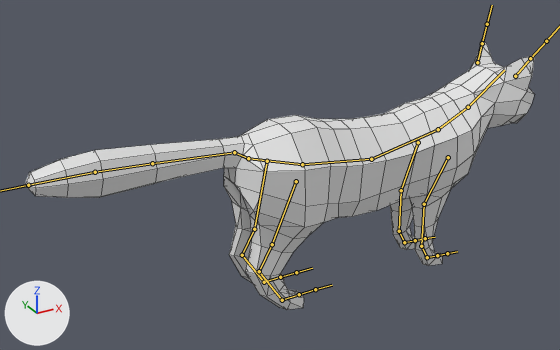
Before and after pictures for a commit that changed the FBX model Assets/Cat_NEW/Cat_Main.fbx.
One viewpoint serves both versions: a camera (50 mm lens) standing at (-0.507, -0.738, 0.536) and looking at (-0.087, 0.025, 0.154). Lighting does not change. The marker at lower left points along +X, +Y and +Z. The bones that bend it are drawn over the model as lines. Mesh edges are drawn as thin lines.

Names of what the first picture shows: 'mesh_cat.001'.
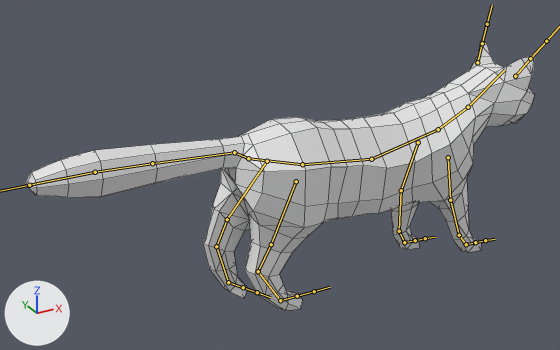
The newer file adds an action. The first version stands in its rest pose; the second is drawn at frame 158 of the action 'Armature.001|ArmatureAction.001'.

The edits, one by one:
Bone 'leg_front_right_1' (bone_leg_front_right_1) turns from (0, 0, 0) to (38, -2, -3) degrees about its own x, y and z.
Bone 'leg_front_right_2' (bone_leg_front_right_2) turns from (0, 0, 0) to (-20, 0, 0) degrees about its own x, y and z.
Bone 'leg_front_right_3' (bone_leg_front_right_3) turns from (0, 0, 0) to (-10, 0, 0) degrees about its own x, y and z.
Bone 'leg_front_right_4' (bone_leg_front_right_4) turns from (0, 0, 0) to (-9, 0, 0) degrees about its own x, y and z.
Bone 'leg_back_left_1' (bone_leg_back_left_1) turns from (0, 0, 0) to (1, -4, -29) degrees about its own x, y and z.
Bone 'leg_back_left_2' (bone_leg_back_left_2) turns from (0, 0, 0) to (-34, 0, 0) degrees about its own x, y and z.
Bone 'leg_back_left_3' (bone_leg_back_left_3) turns from (0, 0, 0) to (-22, 1, 0) degrees about its own x, y and z.
Bone 'leg_back_left_4' (bone_leg_back_left_4) turns from (0, 0, 0) to (-18, 0, 0) degrees about its own x, y and z.

Pixel boxes (x1, y1, x2, y2) of what changed, in the pictures (560 x 350 px):
'mesh_cat.001', posed: before (25, 40, 534, 310); after (26, 40, 534, 311)
bone 'leg_front_right_1', root to tip: before (448, 157) to (424, 204); after (448, 157) to (450, 200)
bone 'leg_front_right_2', root to tip: before (424, 204) to (421, 246); after (450, 200) to (459, 235)
bone 'leg_front_right_3', root to tip: before (421, 246) to (427, 257); after (459, 235) to (466, 244)
bone 'leg_front_right_4', root to tip: before (427, 257) to (437, 255); after (466, 244) to (475, 242)
bone 'leg_back_left_1', root to tip: before (267, 161) to (254, 229); after (267, 161) to (227, 219)
bone 'leg_back_left_2', root to tip: before (254, 229) to (242, 255); after (227, 219) to (216, 246)
bone 'leg_back_left_3', root to tip: before (242, 255) to (264, 282); after (216, 246) to (228, 282)
bone 'leg_back_left_4', root to tip: before (264, 282) to (280, 277); after (228, 282) to (243, 287)
